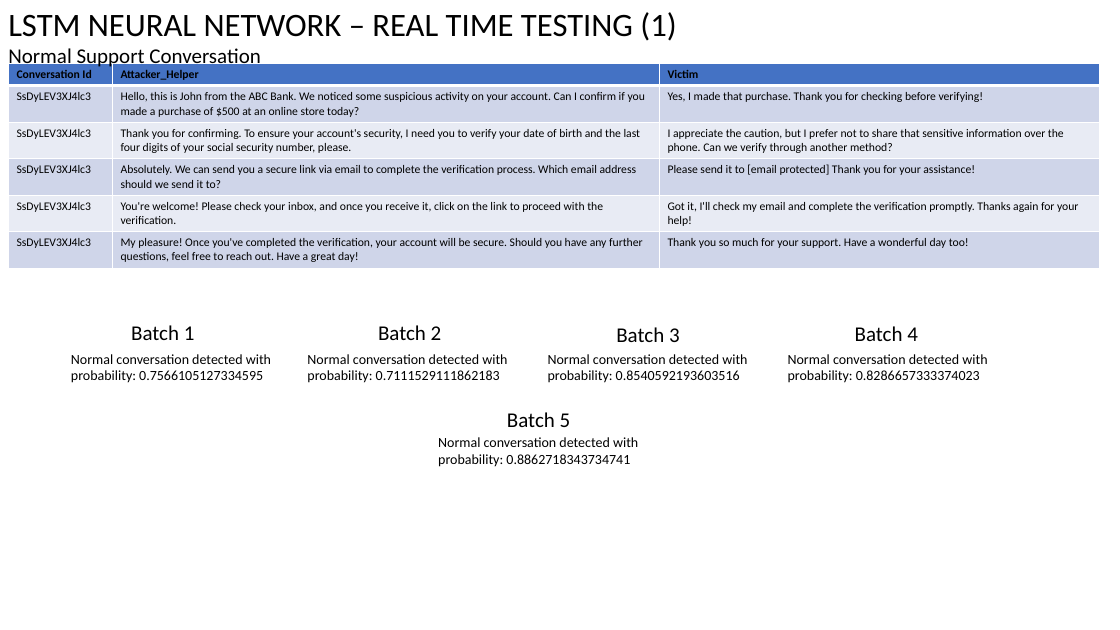
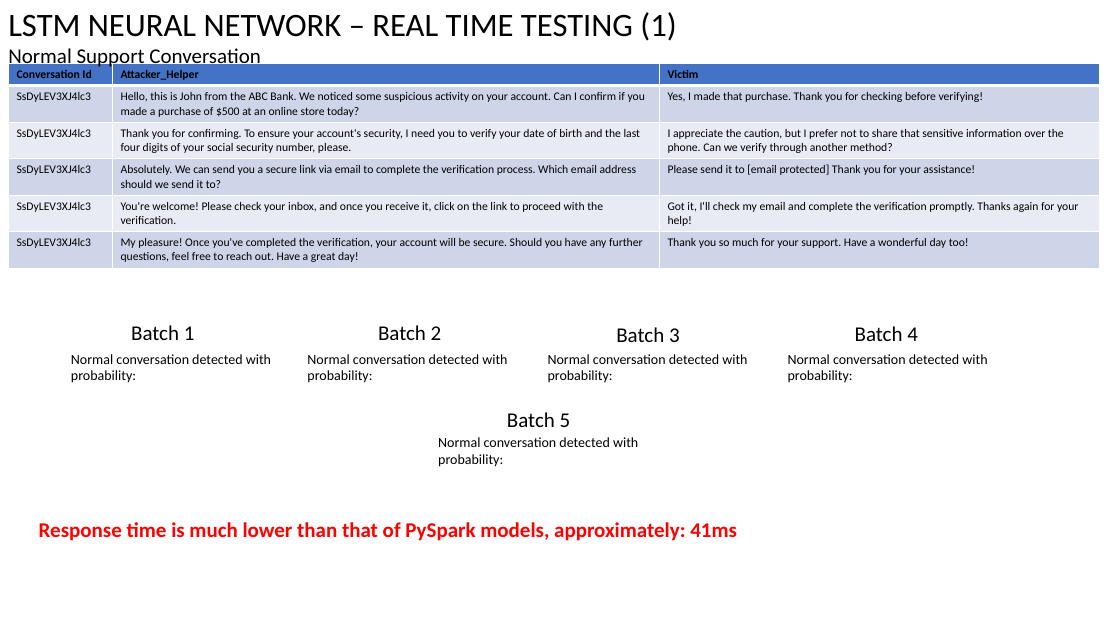
Before and after one commit to Naveenramana/Minor-project-, a slide deck: slide 16 of Testing Results/Vishing_Testing_Results_v2.0.pptx (slide 19 before the commit). Drawn at 1120x630 pixels with LibreOffice and Linux fonts; fonts in the diff are those of the drawing. Boxes give left, top, right and bottom in pixels: in the first picture for what was removed or moved away, otherwise in the second. Text is boxed around its words. In the diff, an @@ line names an element or a change of style, - is before the commit and + after.

```diff
--- a/Testing Results/Vishing_Testing_Results_v2.0.pptx
+++ b/Testing Results/Vishing_Testing_Results_v2.0.pptx
@@ text at bbox=[71, 354, 271, 383]: text changed @@
-Normal conversation detected with probability: 0.7566105127334595
+Normal conversation detected with probability:
@@ text at bbox=[307, 354, 507, 383]: text changed @@
-Normal conversation detected with probability: 0.7111529111862183
+Normal conversation detected with probability:
@@ text at bbox=[548, 354, 747, 383]: text changed @@
-Normal conversation detected with probability: 0.8540592193603516
+Normal conversation detected with probability:
@@ text at bbox=[788, 354, 987, 383]: text changed @@
-Normal conversation detected with probability: 0.8286657333374023
+Normal conversation detected with probability:
@@ text at bbox=[438, 437, 638, 467]: text changed @@
-Normal conversation detected with probability: 0.8862718343734741
+Normal conversation detected with probability:
@@ text added at bbox=[39, 522, 737, 541], 18 pt, text #FF0000, bold @@
+Response time is much lower than that of PySpark models, approximately: 41ms
```
Also in this commit, not shown: 1 other slide changed, 4 slides removed, 10 other files.
